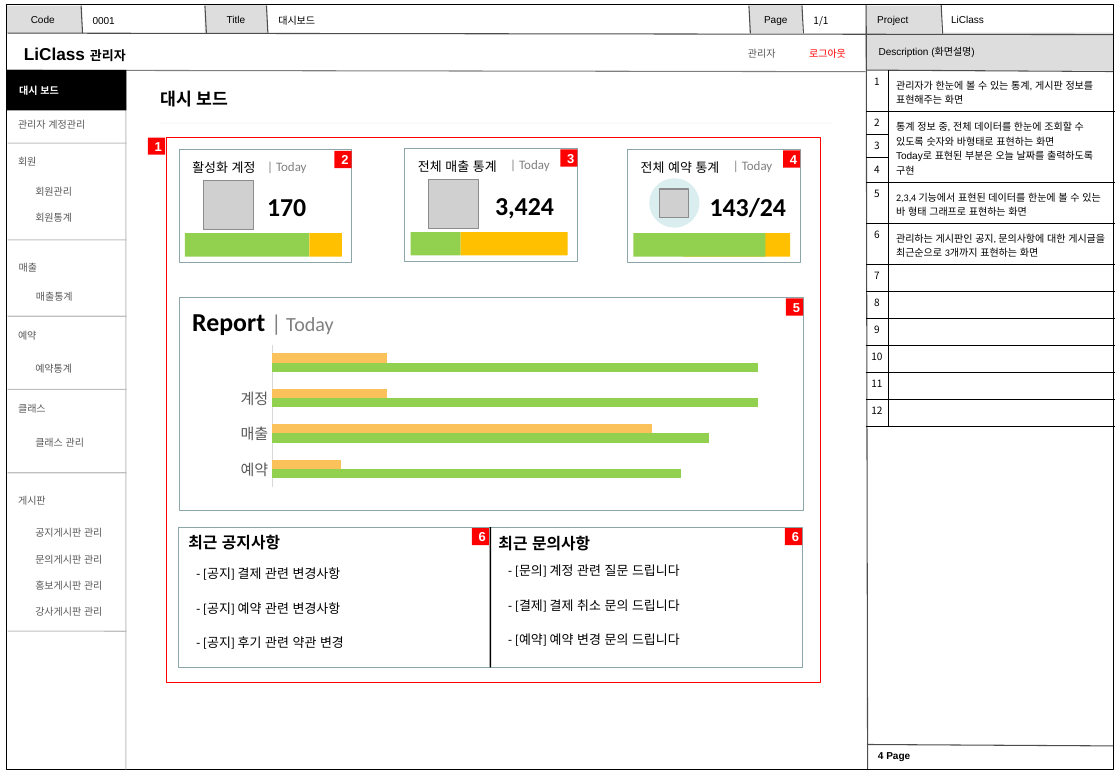
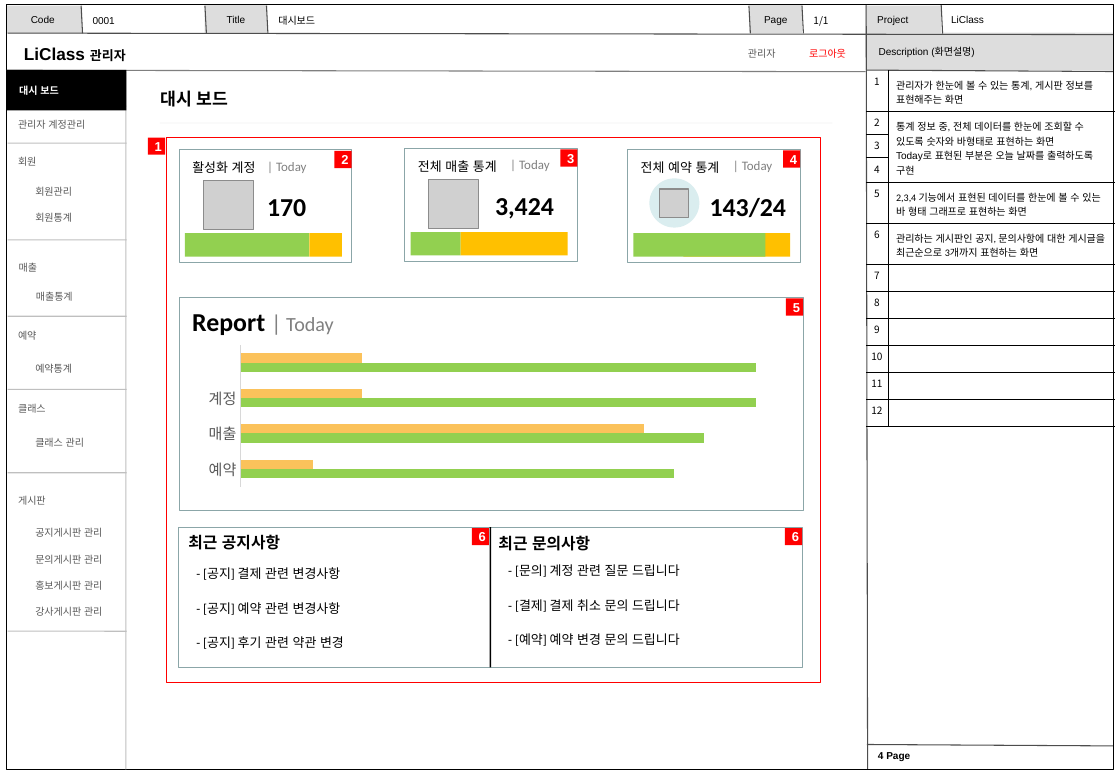
Before and after one commit to jmlim1107/jmlim1107.kh, a slide deck: slide 4 of LiClassProject/라이클래스 팀프로젝트 산출물/6. 스토리보드(화면설계)/3조_스토리보드_2023403_관리자.pptx. Drawn at 1120x775 pixels with LibreOffice and Linux fonts; fonts in the diff are those of the drawing; grey boxes stand for pictures; background and template pictures are left out. Boxes give left, top, right and bottom in pixels: in the first picture for what was removed or moved away, otherwise in the second. Text is boxed around its words. In the diff, an @@ line names an element or a change of style, - is before the commit and + after.

```diff
--- a/LiClassProject/라이클래스 팀프로젝트 산출물/6. 스토리보드(화면설계)/3조_스토리보드_2023403_관리자.pptx
+++ b/LiClassProject/라이클래스 팀프로젝트 산출물/6. 스토리보드(화면설계)/3조_스토리보드_2023403_관리자.pptx
@@ bar chart at (179,299,804,512) @@
-categories: 예약, 매출, 계정
+categories: 예약, 매출, 계정, 
@@ plot area changed @@
```
Also in this commit, not shown: 3 other slides changed, 6 slides added.
